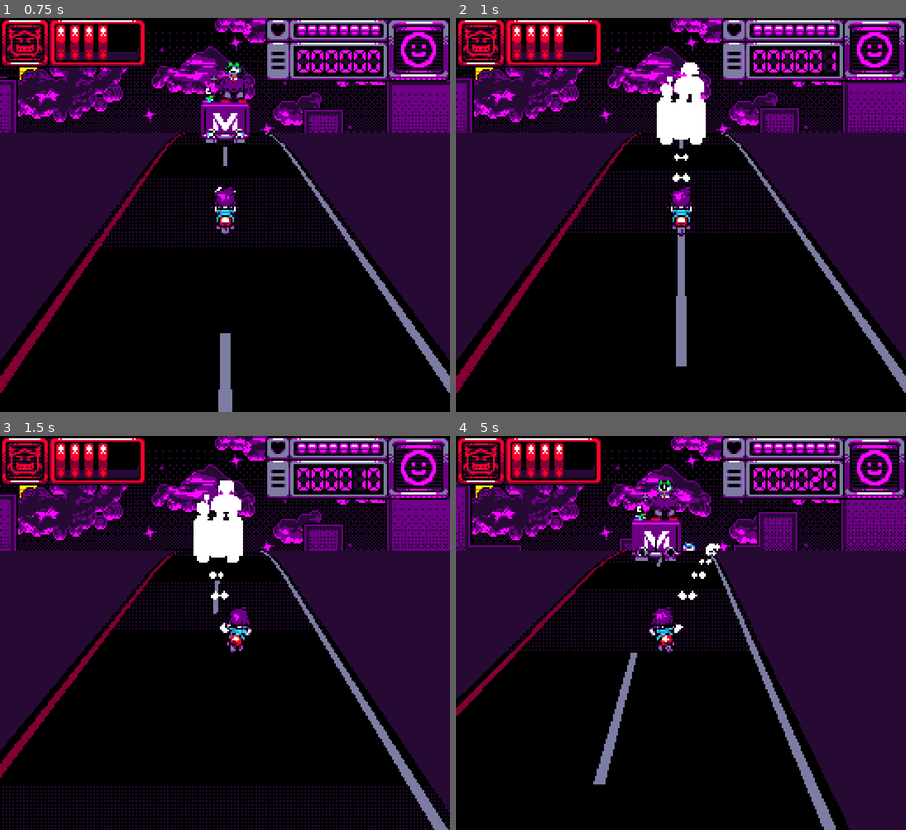
Above: before the commit, frames 1-4 (two rows, left to right).
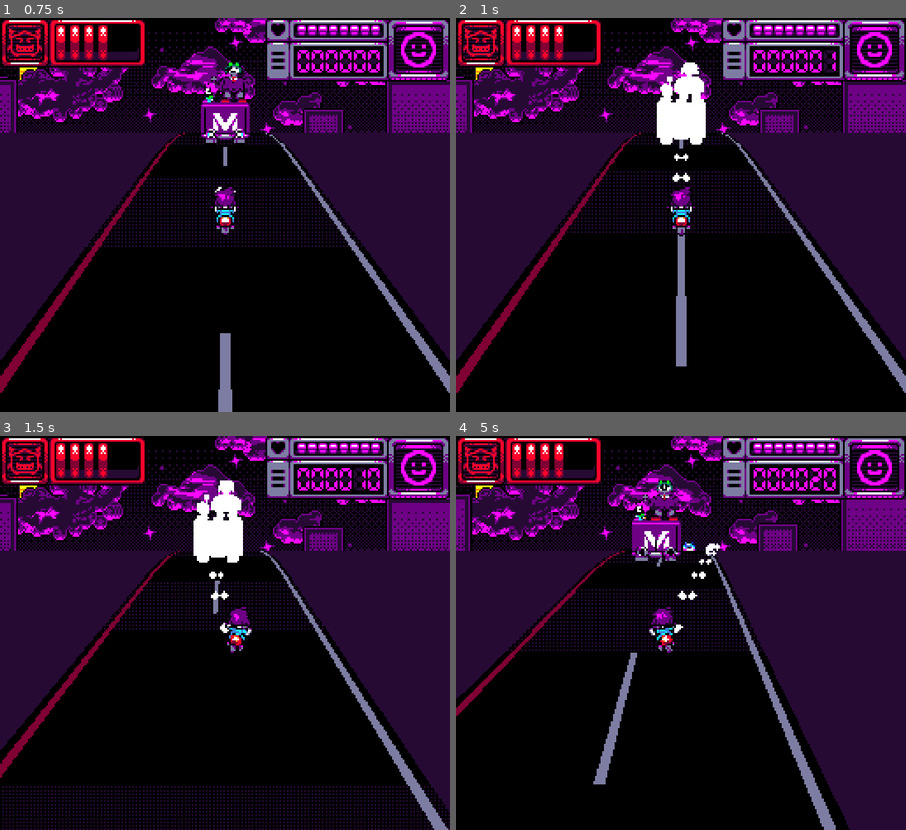
Above: after the commit, the same moments.

Repository: many-hats-team/lospecjam2
Game: Godot game, scene res://scenes/main.tscn
Same seed, same stepped clock (60 frames per second), same inputs: the game is played once before the commit and once after it.
Inputs:
- Up to frame 1 (0.75 s): click "Start" at 0.5 s
- Up to frame 2 (1 s): no input
- Up to frame 3 (1.5 s): hold D (player_right) from 1.28 s (still down)
- Up to frame 4 (5 s): release D (player_right) at 2.03 s; hold S (player_down) 2.03-2.78 s; hold D (player_right) 2.78-3.53 s; hold W (player_up) 3.53-4.28 s; hold A (player_left) from 4.28 s (still down)

Frame 1 is identical in both runs. In frame 2, 0.9% of the frame differs, in the area x 0-100%, y 14-30%; in frame 3, 0.6%; in frame 4, 1.6%, in the area x 0-100%, y 11-30%.

Commit message:
Fix background scrolling too far

Diff:
--- a/project/scenes/game.tscn
+++ b/project/scenes/game.tscn
@@ -47,12 +47,19 @@
 
 [node name="Clouds" type="ParallaxLayer" parent="MainLayer/ParallaxBackground"]
 motion_scale = Vector2(0.5, 0)
-motion_mirroring = Vector2(256, 0)
+motion_mirroring = Vector2(256, 224)
 
-[node name="Background-layer3" type="Sprite2D" parent="MainLayer/ParallaxBackground/Clouds"]
+[node name="Clouds1" type="Sprite2D" parent="MainLayer/ParallaxBackground/Clouds"]
 texture_filter = 1
 texture_repeat = 2
 position = Vector2(0, -25)
+texture = ExtResource("3_fman4")
+centered = false
+
+[node name="Clouds2" type="Sprite2D" parent="MainLayer/ParallaxBackground/Clouds"]
+texture_filter = 1
+texture_repeat = 2
+position = Vector2(0, 90)
 texture = ExtResource("3_fman4")
 centered = false
 
@@ -144,3 +151,4 @@
 
 [node name="PauseMenu" parent="Menu" instance=ExtResource("15_m44sc")]
 unique_name_in_owner = true
+visible = false
--- a/project/scenes/objects/boss.tscn
+++ b/project/scenes/objects/boss.tscn
@@ -7,6 +7,7 @@
 [ext_resource type="Script" path="res://scripts/resources/weapon_resource.gd" id="3_uiy0d"]
 [ext_resource type="Shader" path="res://shaders/sprite_shader.gdshader" id="4_v72ui"]
 [ext_resource type="Texture2D" uid="uid://cr8o8otby828f" path="res://assets/boss-Sheet.png" id="5_1f4wd"]
+[ext_resource type="Script" path="res://scripts/components/lock_y.gd" id="8_8ydsr"]
 
 [sub_resource type="Resource" id="Resource_gj02f"]
 script = ExtResource("3_gmll3")
@@ -135,3 +136,6 @@
 texture = ExtResource("5_1f4wd")
 hframes = 4
 frame_end = 3
+
+[node name="LockY" type="Node" parent="."]
+script = ExtResource("8_8ydsr")
--- a/project/scripts/objects/camera_follow.gd
+++ b/project/scripts/objects/camera_follow.gd
@@ -7,6 +7,9 @@
 @onready var target := get_node(target_path) as Node3D
 @onready var bg := get_node(parallax_path) as ParallaxBackground
 
+const SCROLL_SPEED := 0.2
+const MAX_SCROLL := 40.0
+
 var level_scroll := 0.0
 
 func _ready() -> void:
@@ -15,7 +18,7 @@
 
 
 func _process(delta: float) -> void:
-	level_scroll += delta
+	level_scroll = min(MAX_SCROLL, level_scroll + SCROLL_SPEED * delta)
 
 	if enabled:
 		var weight := pow(0.3, delta * 10.0)
Not shown: 1 places in project/scenes/objects/boss.tscn that only renumber resources
